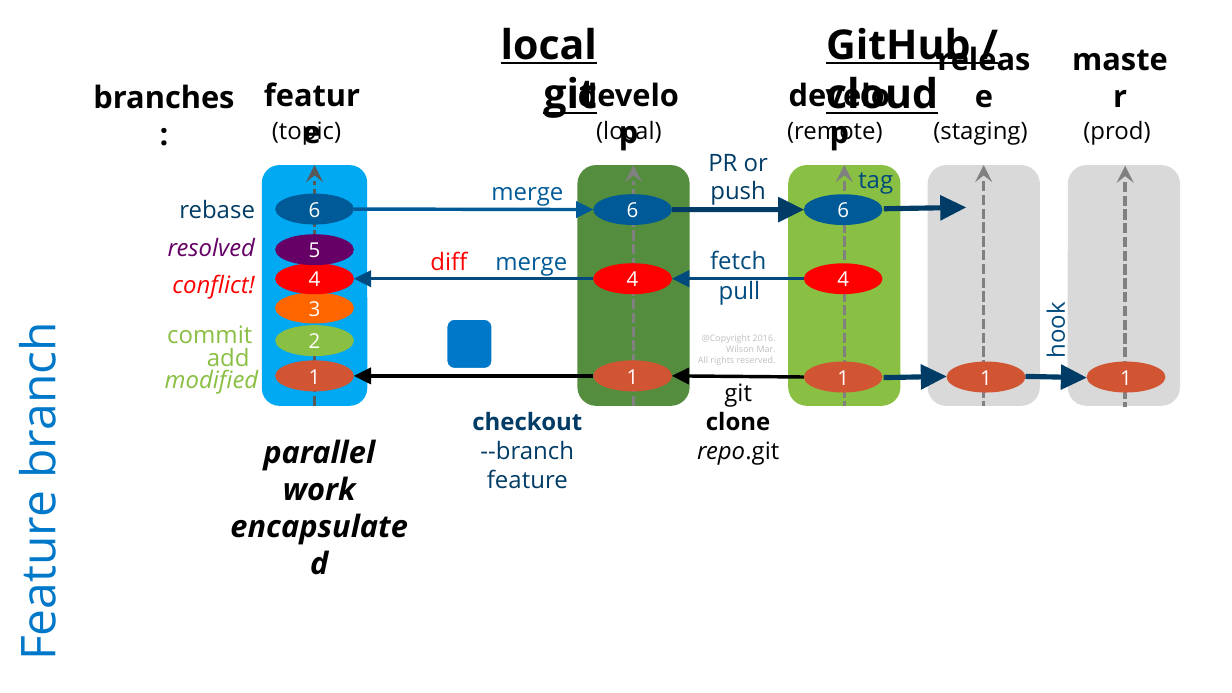
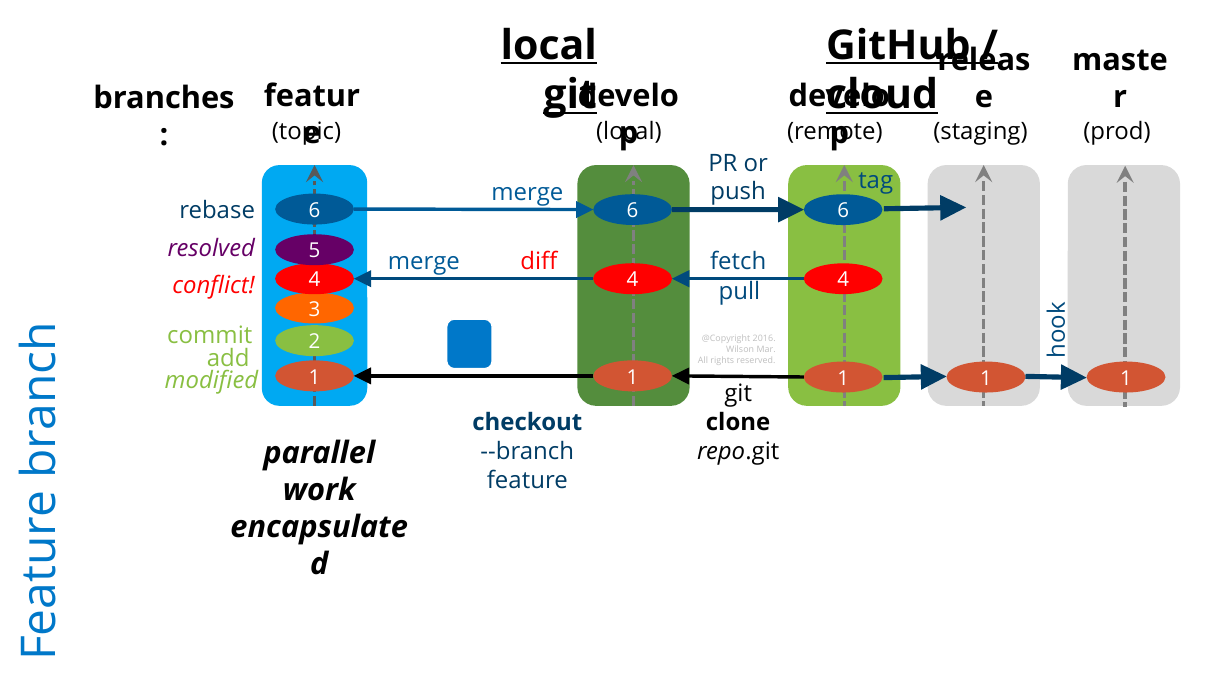
Before and after one commit to rkuma183/wilsonmar.github.io, a slide deck: slide 17 of fig/Git_with_Github_v78_2016.09.03a_wm.pptx (slide 16 before the commit). Drawn at 1232x693 pixels with LibreOffice and Linux fonts; fonts in the diff are those of the drawing. Boxes give left, top, right and bottom in pixels: in the first picture for what was removed or moved away, otherwise in the second. Text is boxed around its words. In the diff, an @@ line names an element or a change of style, - is before the commit and + after.

```diff
--- a/fig/Git_with_Github_v78_2016.09.03a_wm.pptx
+++ b/fig/Git_with_Github_v78_2016.09.03a_wm.pptx
@@ text "merge" moved from (x1=495, y1=257, x2=567, y2=276) to (x1=388, y1=256, x2=460, y2=275) @@
@@ text "diff" moved from (x1=430, y1=251, x2=467, y2=271) to (x1=520, y1=250, x2=557, y2=270) @@
```
Also in this commit, not shown: 4 other slides changed, 2 slides added, 1 slide removed, 6 other files.
